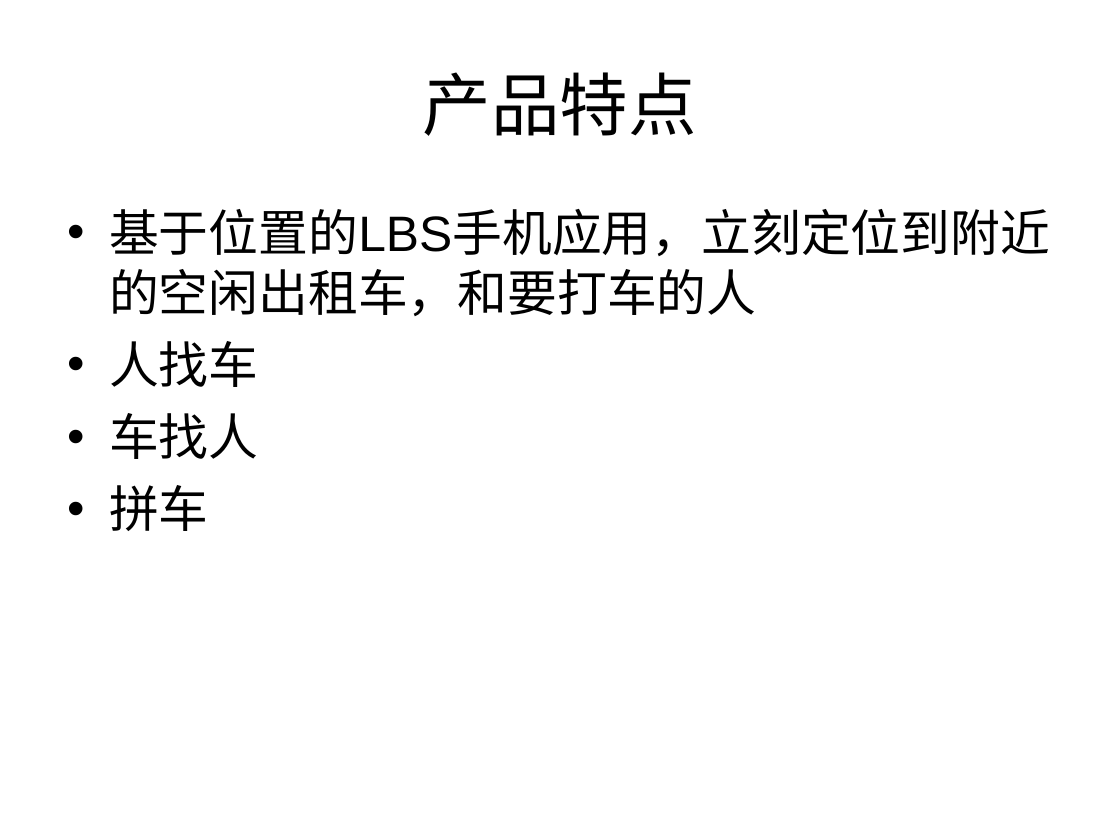
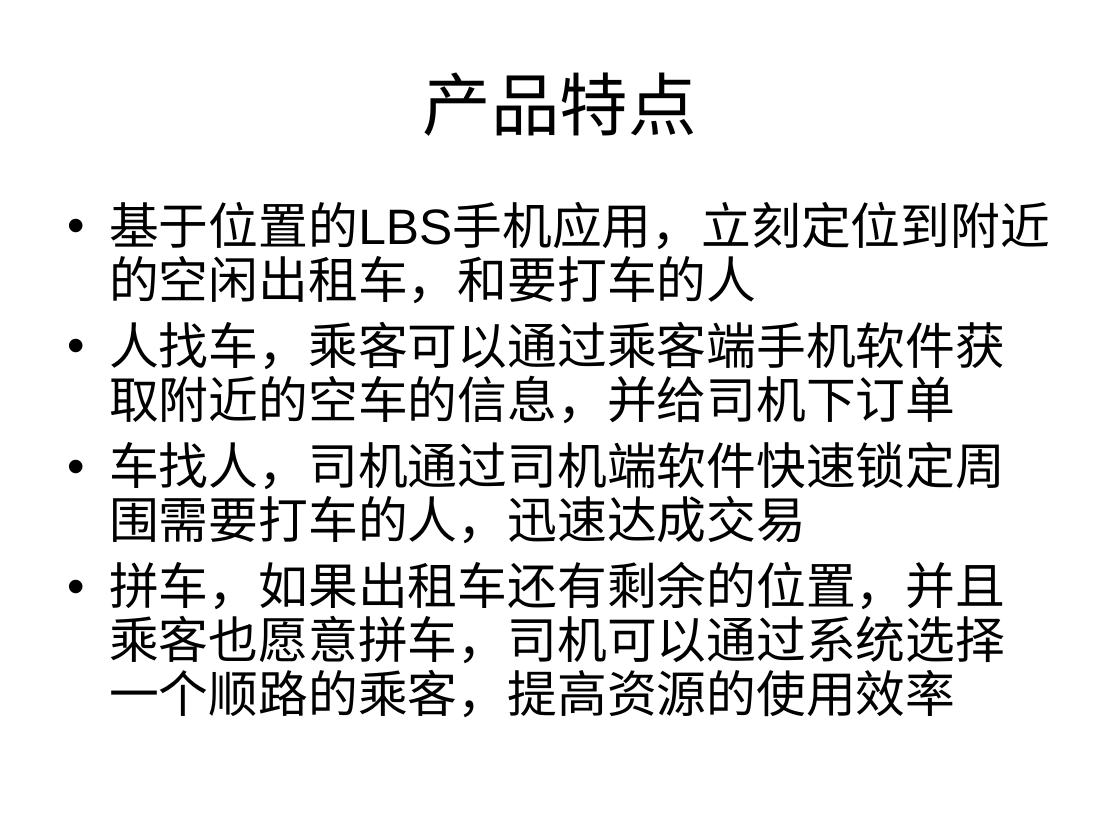
Before and after one commit to uwitec/icallcenter, a slide deck: slide 5 of callcenter/doc/商业计划书.ppt. Drawn at 1120x840 pixels with LibreOffice and Linux fonts; fonts in the diff are those of the drawing. Boxes give left, top, right and bottom in pixels: in the first picture for what was removed or moved away, otherwise in the second. Text is boxed around its words. In the diff, an @@ line names an element or a change of style, - is before the commit and + after.

```diff
--- a/callcenter/doc/商业计划书.ppt
+++ b/callcenter/doc/商业计划书.ppt
@@ text at (109,202,1050,303): line spacing 1 to 0.9 @@
@@ text at (109,322,1005,717): text changed @@
-• 人找车
-• 车找人
-• 拼车
+• 人找车，乘客可以通过乘客端手机软件获取附近的空车的信息，并给司机下订单
+• 车找人，司机通过司机端软件快速锁定周围需要打车的人，迅速达成交易
+• 拼车，如果出租车还有剩余的位置，并且乘客也愿意拼车，司机可以通过系统选择一个顺路的乘客，提高资源的使用效率
```
Also in this commit, not shown: 1 other slide changed, 1 slide added, 1 slide removed.
